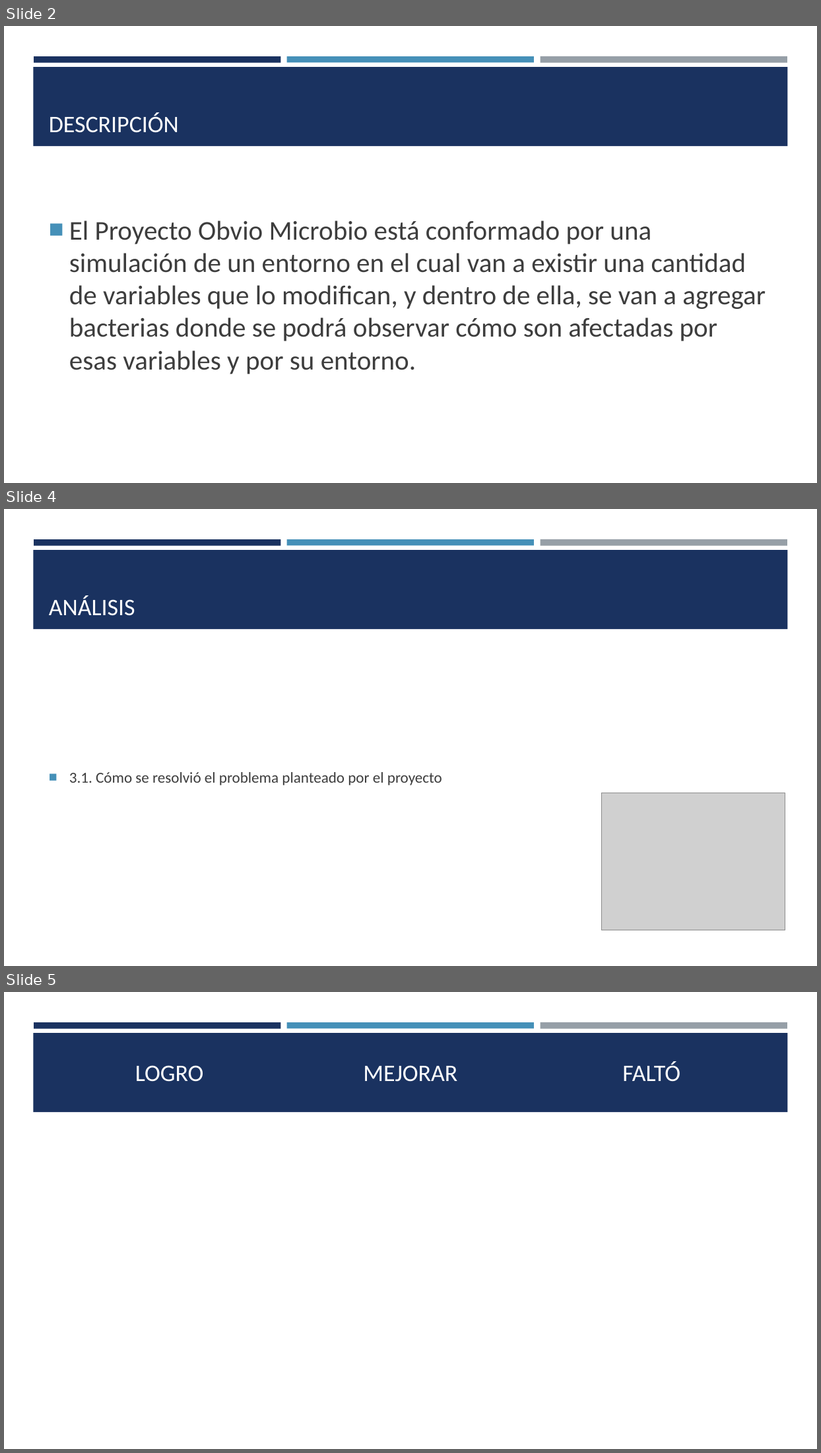
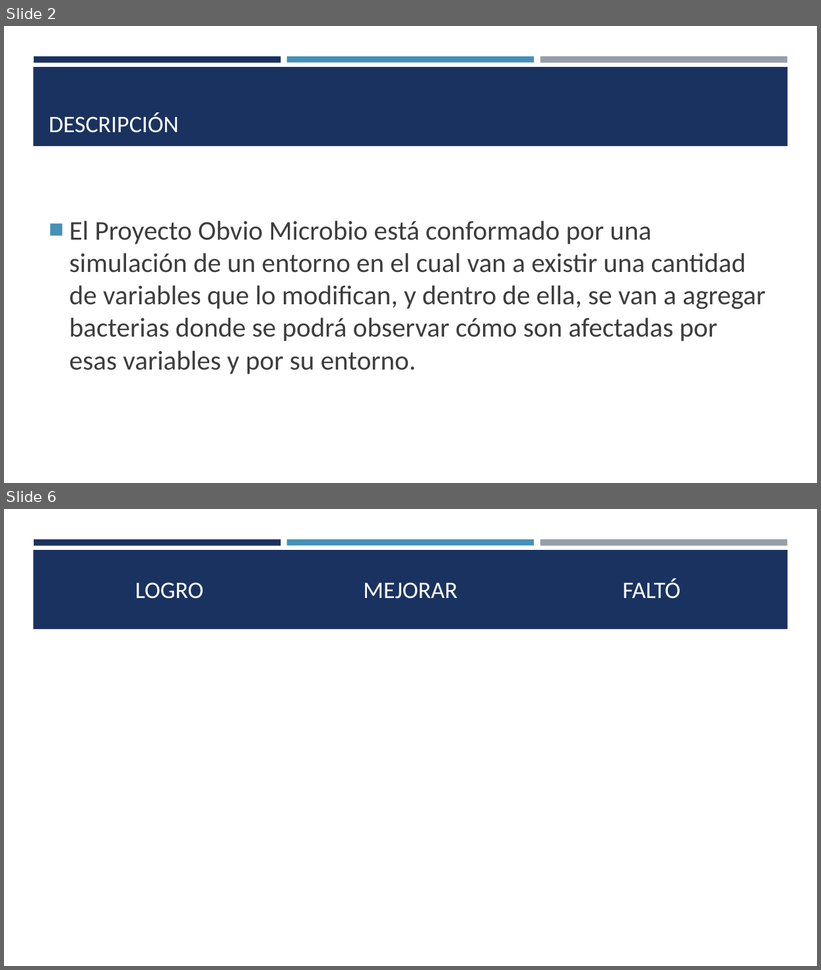
Before and after one commit to rubengv1999/ObvioMicrobio, a slide deck: Obvio Microbio.pptx. Shown one above the other, each under a label of ours: slides 2, 4 and 5 before the commit, slides 2 and 6 after it; the slides between them are not shown. The pictures are 821x1453 and 821x970 pixels, drawn with LibreOffice and Linux fonts; fonts in the diff are those of the drawing; grey boxes stand for pictures; background and template pictures are left out. Boxes give left, top, right and bottom in pixels: in the first picture for what was removed or moved away, otherwise in the second. Text is boxed around its words. In the diff, an @@ line names an element or a change of style, - is before the commit and + after.

```diff
--- a/Obvio Microbio.pptx
+++ b/Obvio Microbio.pptx
@@ slide 4 removed at [4,509,817,966], background #FFFFFF; not listed: 4 template elements that a slide beside it also shows @@
@@ title removed at [49,595,135,616] @@
-ANÁLISIS
@@ text removed at [69,772,442,786] @@
-■ 3.1. Cómo se resolvió el problema planteado por el proyecto
@@ picture removed at [602,793,785,931] @@
@@ what was slide 5 is now slide 6 @@
```
Also in this commit, not shown: 1 slide changed, 2 slides added, 5 other files.
